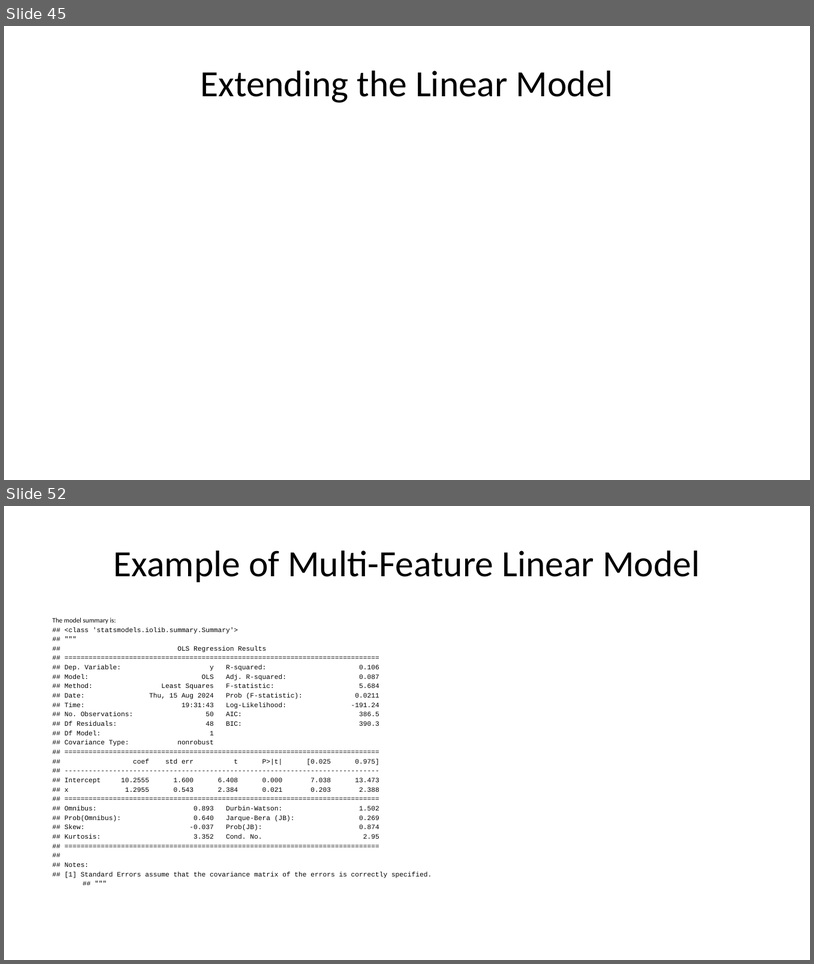
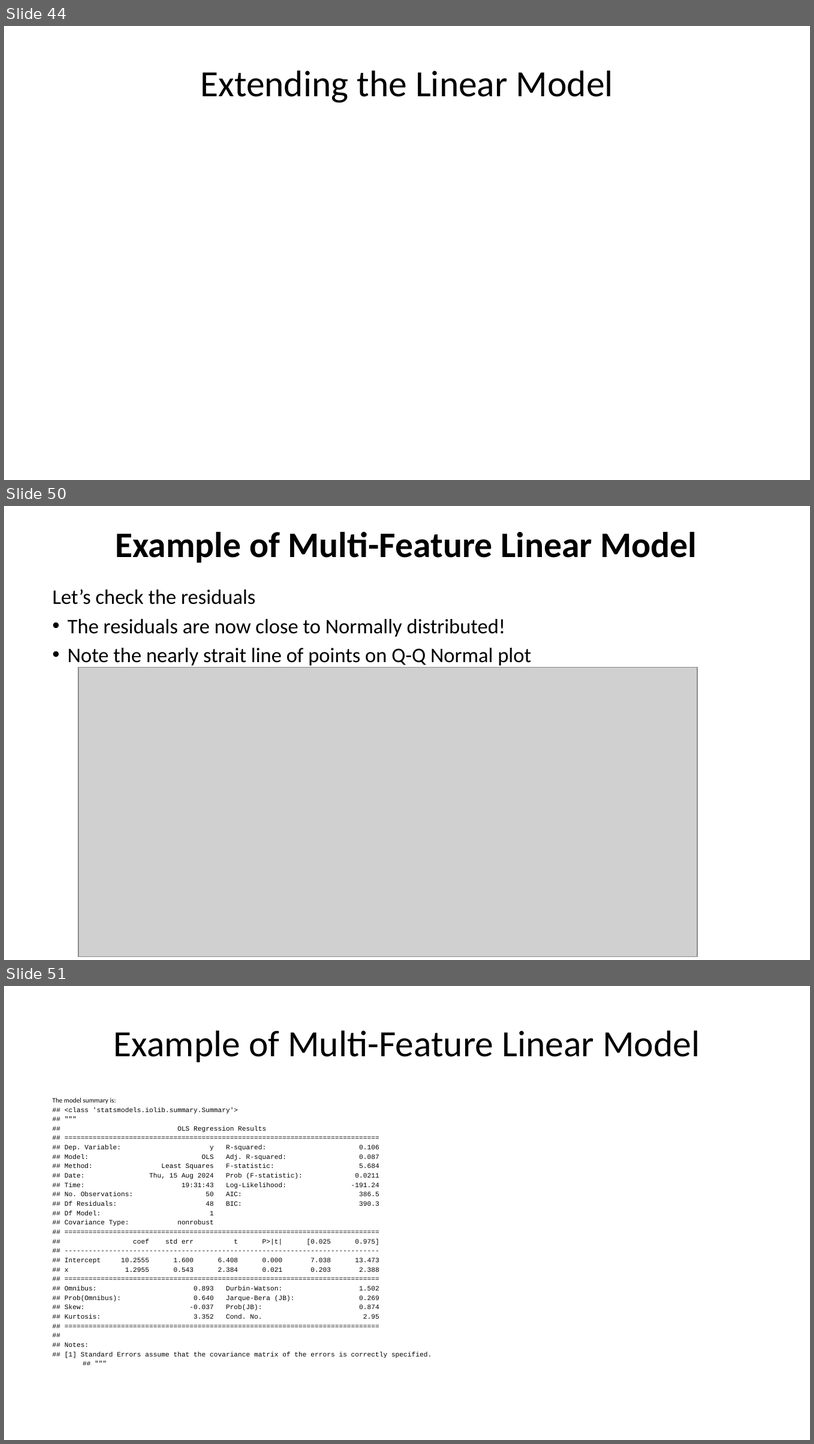
Before and after one commit to StephenElston/CSCI-E-83, a slide deck: LectureSlides/08_IntroductionToLinearModels.pptx. Shown one above the other, each under a label of ours: slides 45 and 52 before the commit, slides 44, 50 and 51 after it; the slides between them are not shown. The pictures are 814x964 and 814x1444 pixels, drawn with LibreOffice and Linux fonts; fonts in the diff are those of the drawing; grey boxes stand for pictures. Boxes give left, top, right and bottom in pixels: in the first picture for what was removed or moved away, otherwise in the second. Text is boxed around its words. In the diff, an @@ line names an element or a change of style, - is before the commit and + after.

```diff
--- a/LectureSlides/08_IntroductionToLinearModels.pptx
+++ b/LectureSlides/08_IntroductionToLinearModels.pptx
@@ slide 50 added at [4, 506, 810, 960], background #FFFFFF @@
@@ title added at [115, 532, 697, 563], 32 pt, text #000000, bold @@
+Example of Multi-Feature Linear Model
@@ text added at [53, 589, 531, 667], 18.5 pt, text #000000 @@
+Let’s check the residuals
+• The residuals are now close to Normally distributed!
+• Note the nearly strait line of points on Q-Q Normal plot
@@ picture added at [78, 667, 698, 957] @@
@@ what was slide 45 is now slide 44 @@
@@ what was slide 52 is now slide 51 @@
```
Also in this commit, not shown: 8 slides changed, 4 other slides added, 18 slides removed.
